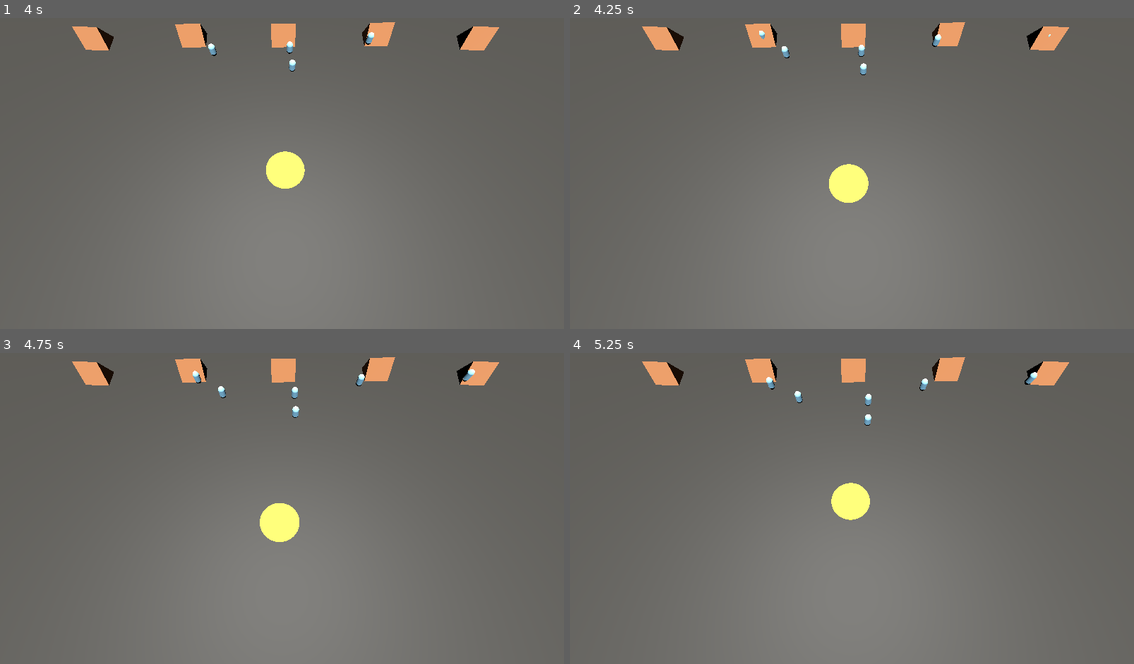
Above: before the commit, frames 1-4 (two rows, left to right).
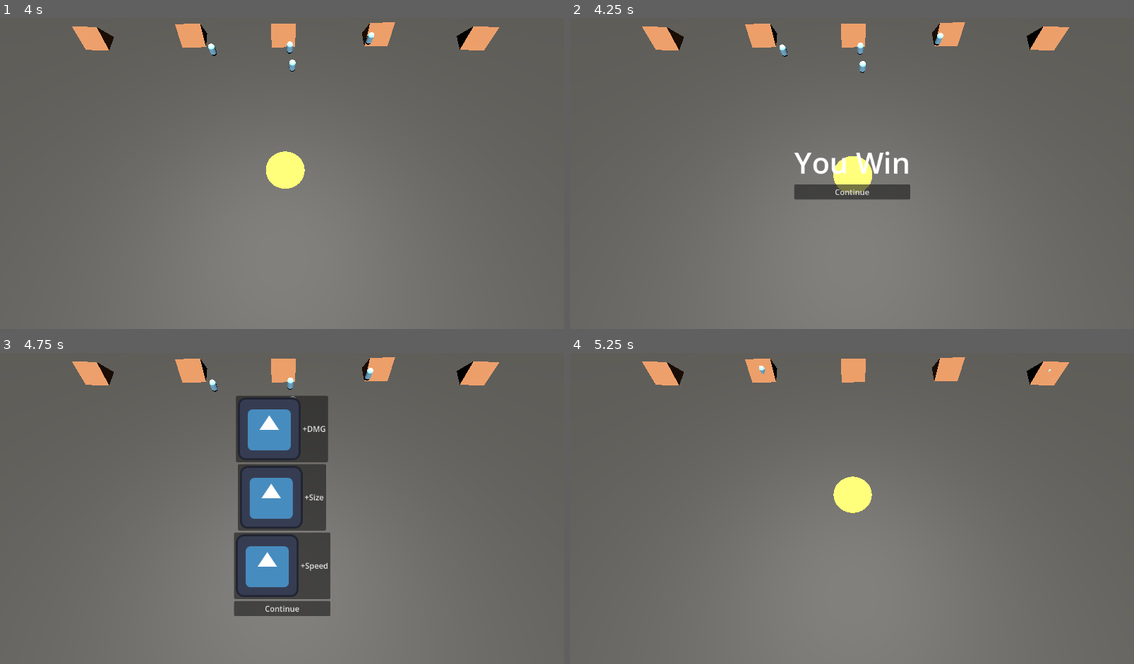
Above: after the commit, the same moments.

Repository: KgHtetNaing/sun_is_watching
Game: Godot game, scene res://scenes/main_scene.tscn
Same seed, same stepped clock (60 frames per second), same inputs: the game is played once before the commit and once after it. The engine's default icon, where the game draws it, is replaced by a stand-in: a white triangle on a blue panel in a dark square.
Inputs (mouse positions are in pixels of both pictures, inside the frame that each line leads up to):
- Up to frame 1 (4 s): click "Start" at 0.5 s; tap Enter (ui_accept) at 1.25, 1.52, 2.27, 3.77 s; move the mouse to (406, 154) at 1.27 s; move the mouse to (169, 185) at 2.02 s; move the mouse to (338, 101) at 2.77 s; move the mouse to (253, 232) at 3.52 s
- Up to frame 2 (4.25 s): no input
- Up to frame 3 (4.75 s): click (282, 527) at 4.25 s, where only the run after the commit has a clickable "Continue"
- Up to frame 4 (5.25 s): click (852, 427) at 5 s, where only the run after the commit has a clickable "+DMG"

Frame 1 is identical in both runs. In frame 2, 1.9% of the frame differs, in the area x 33-86%, y 4-60%; in frame 3, 12%, in the area x 34-85%, y 4-85%; in frame 4, 0.6%.

Commit message:
level up system

Diff:
--- a/project.godot
+++ b/project.godot
@@ -19,6 +19,10 @@
 
 GameManager="*uid://bvhawfa2qht87"
 
+[global_group]
+
+enemies=""
+
 [physics]
 
 3d/physics_engine="Jolt Physics"
--- a/scenes/main_scene.tscn
+++ b/scenes/main_scene.tscn
@@ -44,7 +44,7 @@
 
 [node name="Timer" type="Timer" parent="." unique_id=971018918]
 process_mode = 3
-wait_time = 60.0
+wait_time = 3.501
 one_shot = true
 
 [node name="Camera3D" type="Camera3D" parent="." unique_id=704493747]
--- a/scenes/people.tscn
+++ b/scenes/people.tscn
@@ -11,7 +11,7 @@
 
 [sub_resource type="CapsuleShape3D" id="CapsuleShape3D_m5luo"]
 
-[node name="People" type="CharacterBody3D" unique_id=131521429]
+[node name="People" type="CharacterBody3D" unique_id=131521429 groups=["enemies"]]
 script = ExtResource("1_jdfiw")
 
 [node name="CollisionShape3D" type="CollisionShape3D" parent="." unique_id=1103394298]
--- a/scenes/shop.tscn
+++ b/scenes/shop.tscn
@@ -4,7 +4,6 @@
 [ext_resource type="Script" uid="uid://6pbbqp6vjhnn" path="res://scripts/upgrade_button.gd" id="3_2fc2m"]
 
 [node name="Shop" type="Control" unique_id=1227722593]
-visible = false
 layout_mode = 3
 anchors_preset = 15
 anchor_right = 1.0
@@ -68,3 +67,4 @@
 [connection signal="mouse_entered" from="CanvasLayer/VBoxContainer/UpgradeSpeed" to="CanvasLayer/VBoxContainer/UpgradeSpeed" method="_on_mouse_entered"]
 [connection signal="mouse_exited" from="CanvasLayer/VBoxContainer/UpgradeSpeed" to="CanvasLayer/VBoxContainer/UpgradeSpeed" method="_on_mouse_exited"]
 [connection signal="pressed" from="CanvasLayer/VBoxContainer/UpgradeSpeed" to="CanvasLayer/VBoxContainer/UpgradeSpeed" method="_on_pressed"]
+[connection signal="pressed" from="CanvasLayer/VBoxContainer/Continue" to="CanvasLayer/VBoxContainer/Continue" method="_on_pressed"]
--- a/scripts/GameManager.gd
+++ b/scripts/GameManager.gd
@@ -4,6 +4,7 @@
 var size := 1.0
 var speed := 1.0
 var escapee = 0
+var current_level = 1
 
 func add_escape():
 	escapee += 1
--- a/scripts/upgrade_button.gd
+++ b/scripts/upgrade_button.gd
@@ -21,4 +21,18 @@
 		"speed":
 			GameManager.speed += amount
 	print("Upgraded:", upgrade_type)
-	self.queue_free()
+
+	#remove the UI and increase the level in gamemanager
+	get_parent().queue_free()
+	GameManager.current_level += 1
+	remove_people()
+
+	#unpause and go back to the game scene
+	get_tree().paused = false
+	get_tree().change_scene_to_file("res://scenes/main_game.tscn")
+
+func remove_people():
+	#people.tscn is added to group("enemies")
+	var people =  get_tree().get_nodes_in_group("enemies")
+	for i in people:
+		i.queue_free()
Empty file added: scenes/continue.gd
Not shown, added: scenes/continue.gd.uid
